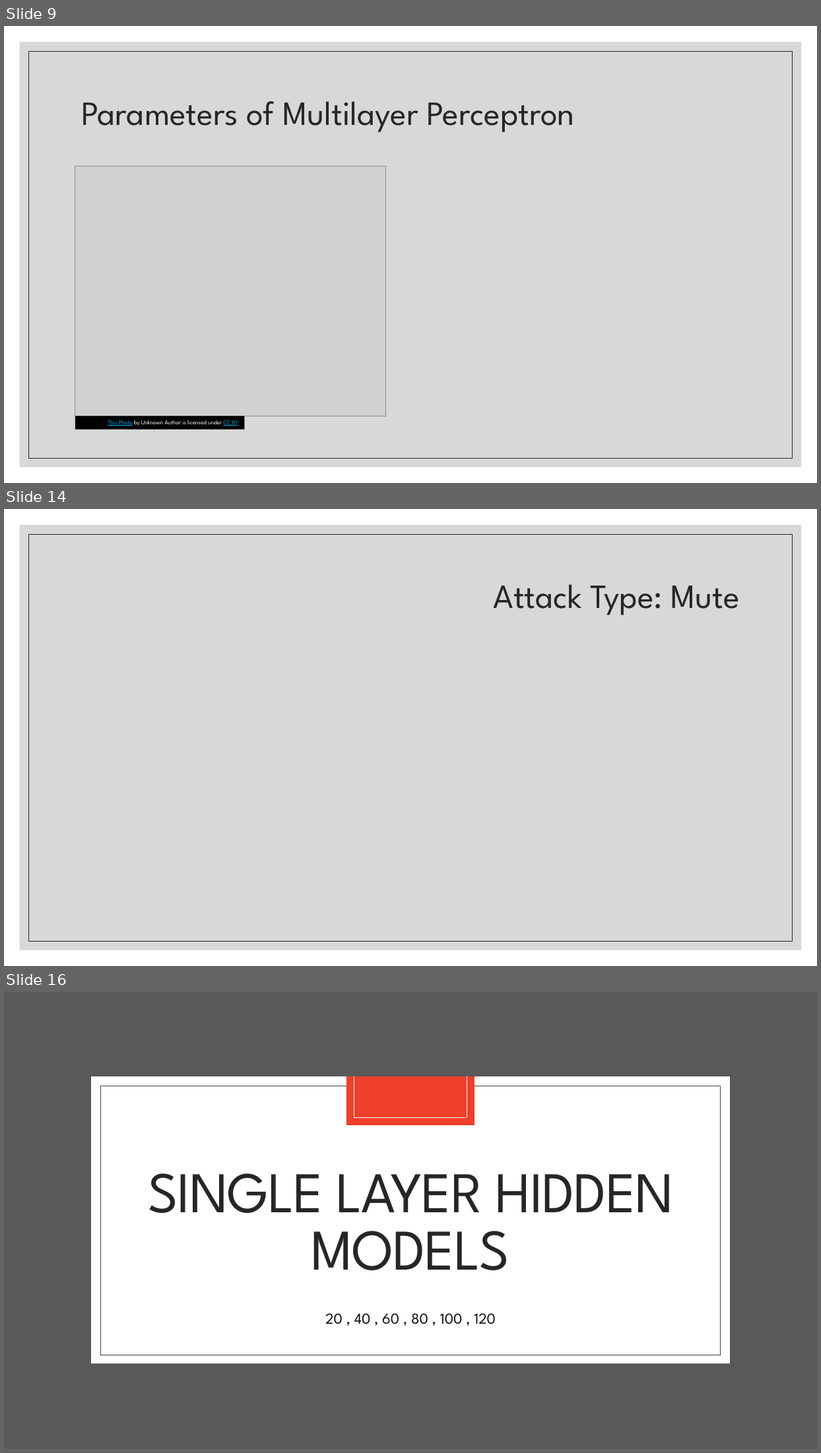
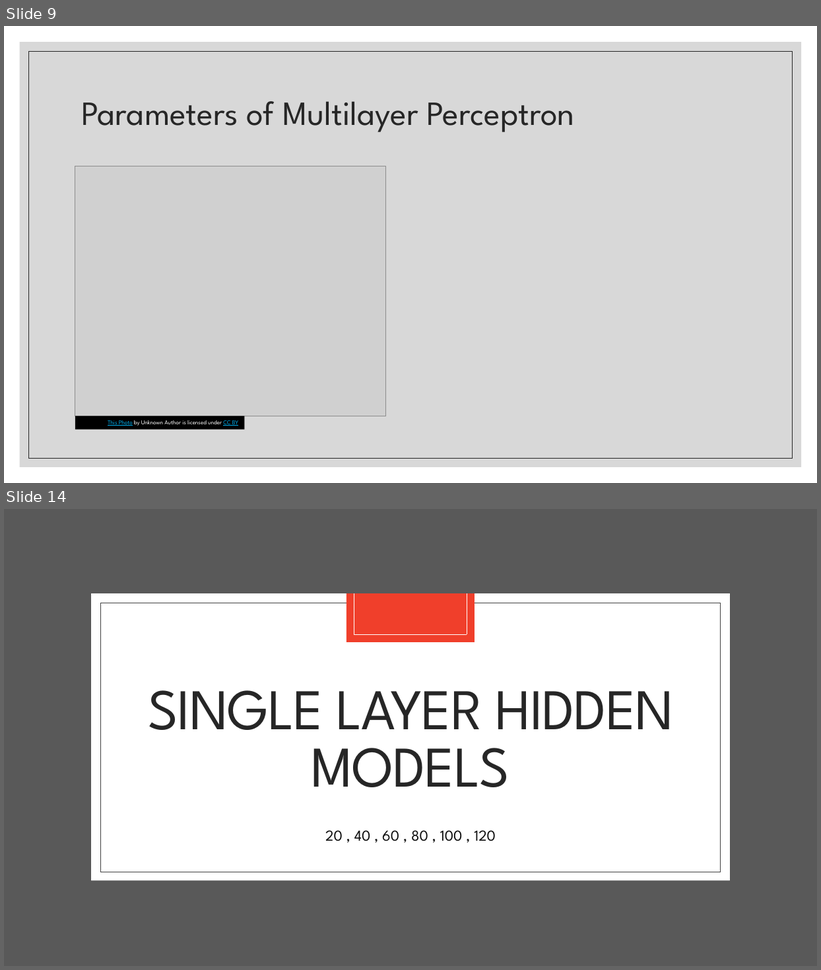
Before and after one commit to landonbuell/Convolutional-Neural-Networks, a slide deck: Presentations/14_04_2020/Modeling Attack Functions.pptx. Shown one above the other, each under a label of ours: slides 9, 14 and 16 before the commit, slides 9 and 14 after it; the slides between them are not shown. The pictures are 821x1453 and 821x970 pixels, drawn with LibreOffice and Linux fonts; fonts in the diff are those of the drawing; grey boxes stand for pictures. Boxes give left, top, right and bottom in pixels: in the first picture for what was removed or moved away, otherwise in the second. Text is boxed around its words. In the diff, an @@ line names an element or a change of style, - is before the commit and + after.

```diff
--- a/Presentations/14_04_2020/Modeling Attack Functions.pptx
+++ b/Presentations/14_04_2020/Modeling Attack Functions.pptx
@@ slide 14 removed at <box>4,509,817,966</box>, background #FFFFFF; not listed: 2 template elements that a slide beside it also shows @@
@@ title removed at <box>494,584,740,615</box> @@
-Attack Type: Mute
@@ what was slide 16 is now slide 14 @@
```
Also in this commit, not shown: 2 slides changed, 2 slides added, 1 other slide removed, 12 other files.
